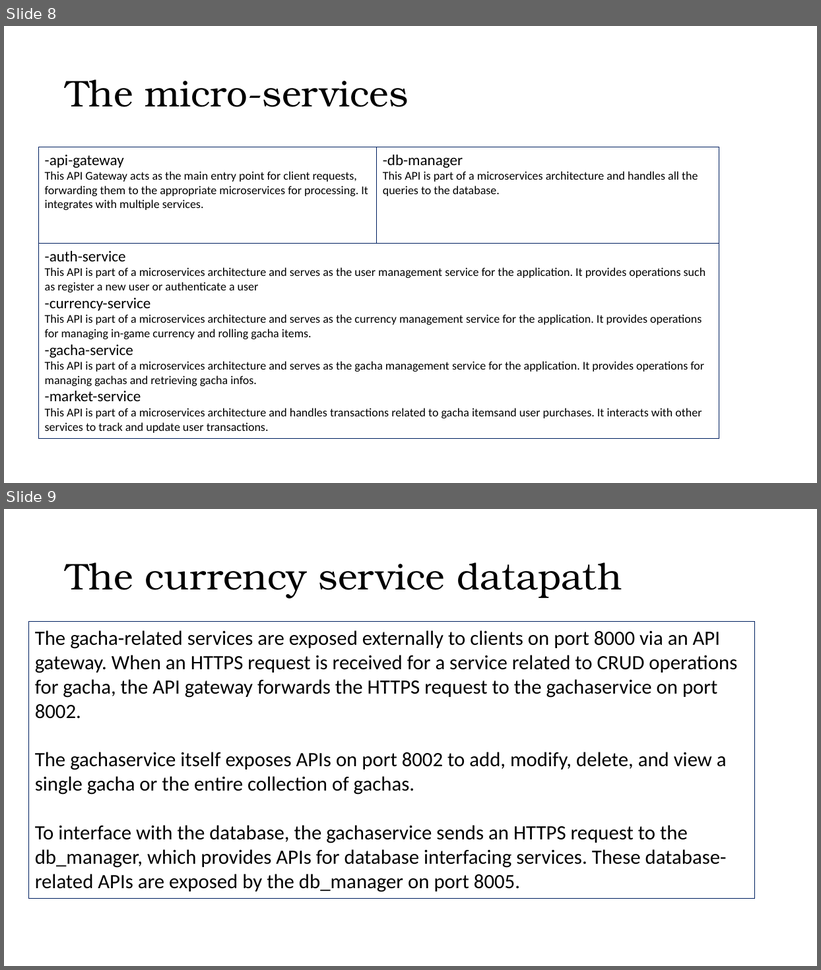
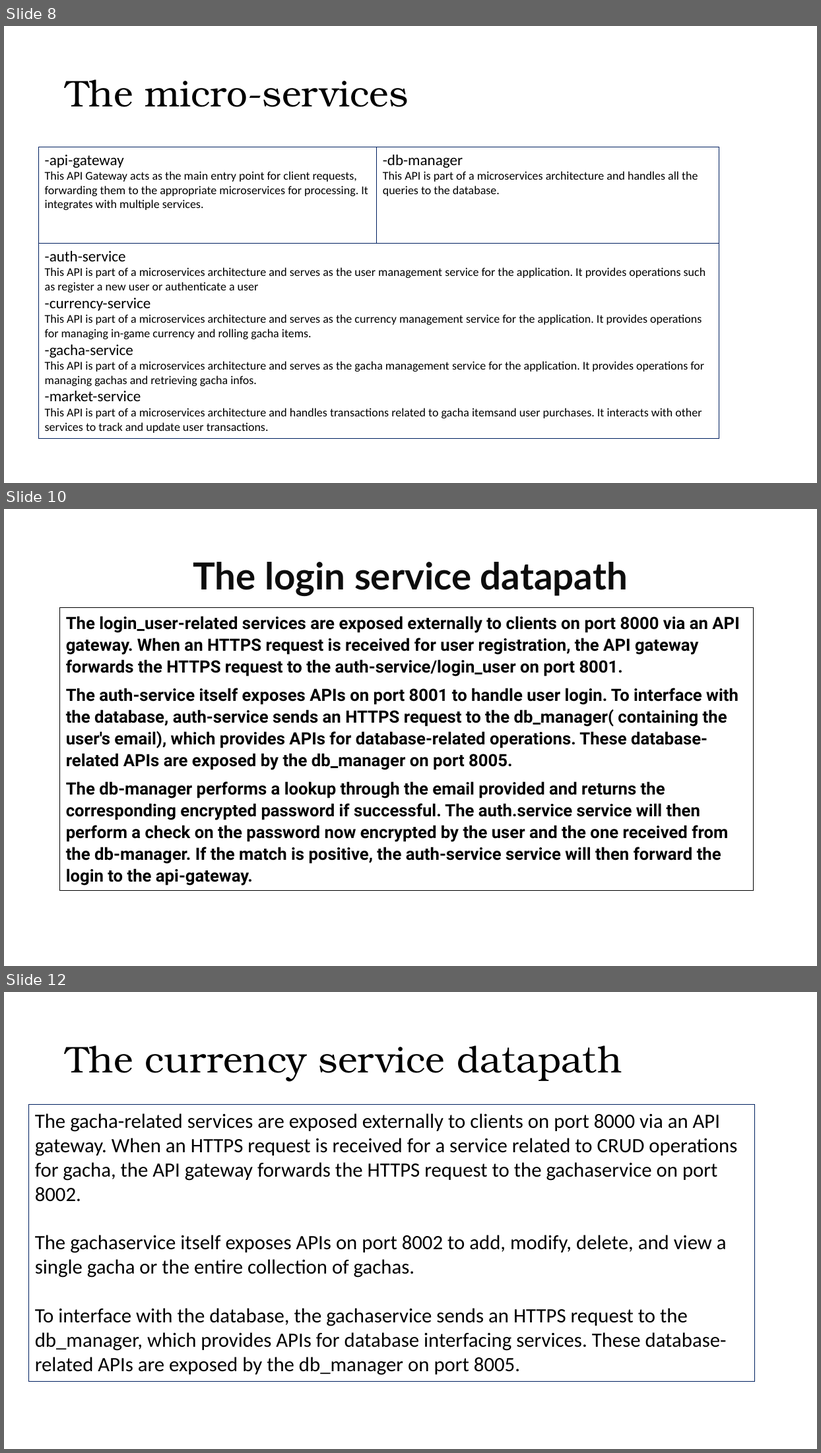
Before and after one commit to ardiz99/TBAse, a slide deck: doc/Gacha Collection.pptx. Shown one above the other, each under a label of ours: slides 8 and 9 before the commit, slides 8, 10 and 12 after it; the slides between them are not shown. The pictures are 821x970 and 821x1453 pixels, drawn with LibreOffice and Linux fonts; fonts in the diff are those of the drawing. Boxes give left, top, right and bottom in pixels: in the first picture for what was removed or moved away, otherwise in the second. Text is boxed around its words. In the diff, an @@ line names an element or a change of style, - is before the commit and + after.

```diff
--- a/doc/Gacha Collection.pptx
+++ b/doc/Gacha Collection.pptx
@@ slide 10 added at [4,509,817,966], background #FFFFFF @@
@@ title added at [193,562,628,596], 44 pt, text #0D0D0D, bold @@
+The login service datapath
@@ rectangle added at [60,608,754,890], outline #000000 0.75 pt, 20 pt, text #000000, bold @@
+The login_user-related services are exposed externally to clients on port 8000 via an API gateway. When an HTTPS request is received for user registration, the API gateway forwards the HTTPS request to the auth-service/login_user on port 8001.
+The auth-service itself exposes APIs on port 8001 to handle user login. To interface with the database, auth-service sends an HTTPS request to the db_manager( containing the user's email), which provides APIs for database-related operations. These database-related APIs are exposed by the db_manager on port 8005.
+The db-manager performs a lookup through the email provided and returns the corresponding encrypted password if successful. The auth.service service will then perform a check on the password now encrypted by the user and the one received from the db-manager. If the match is positive, the auth-service service will then forward the login to the api-gateway.
@@ what was slide 9 is now slide 12 @@
```
Also in this commit, not shown: 2 other slides added, 1 other file.
